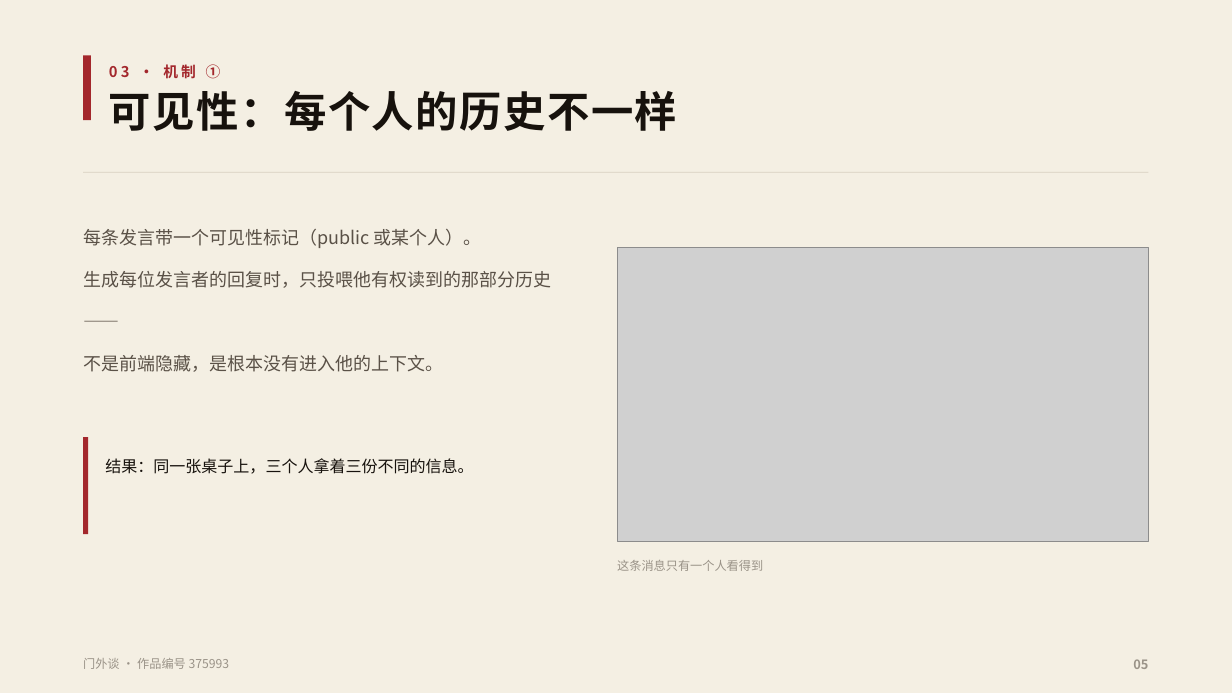
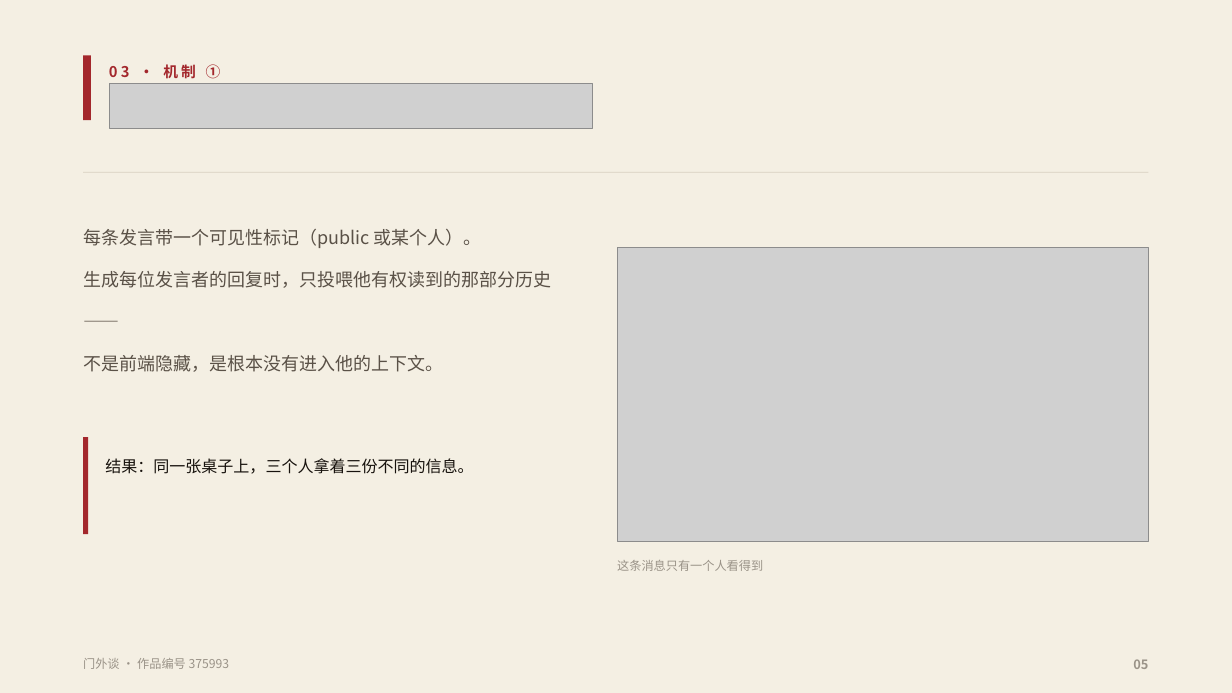
Before and after one commit to fsh114514/menwaitan, a slide deck: slide 5 of competition/答辩PPT.pptx. Drawn at 1232x693 pixels with LibreOffice and Linux fonts; fonts in the diff are those of the drawing; grey boxes stand for pictures. Boxes give left, top, right and bottom in pixels: in the first picture for what was removed or moved away, otherwise in the second. Text is boxed around its words. In the diff, an @@ line names an element or a change of style, - is before the commit and + after.

```diff
--- a/competition/答辩PPT.pptx
+++ b/competition/答辩PPT.pptx
@@ picture added at <box>109,83,593,128</box> @@
@@ text removed at <box>109,91,677,131</box> @@
-可见性：每个人的历史不一样
```
Also in this commit, not shown: 10 other slides changed, 2 other files.
